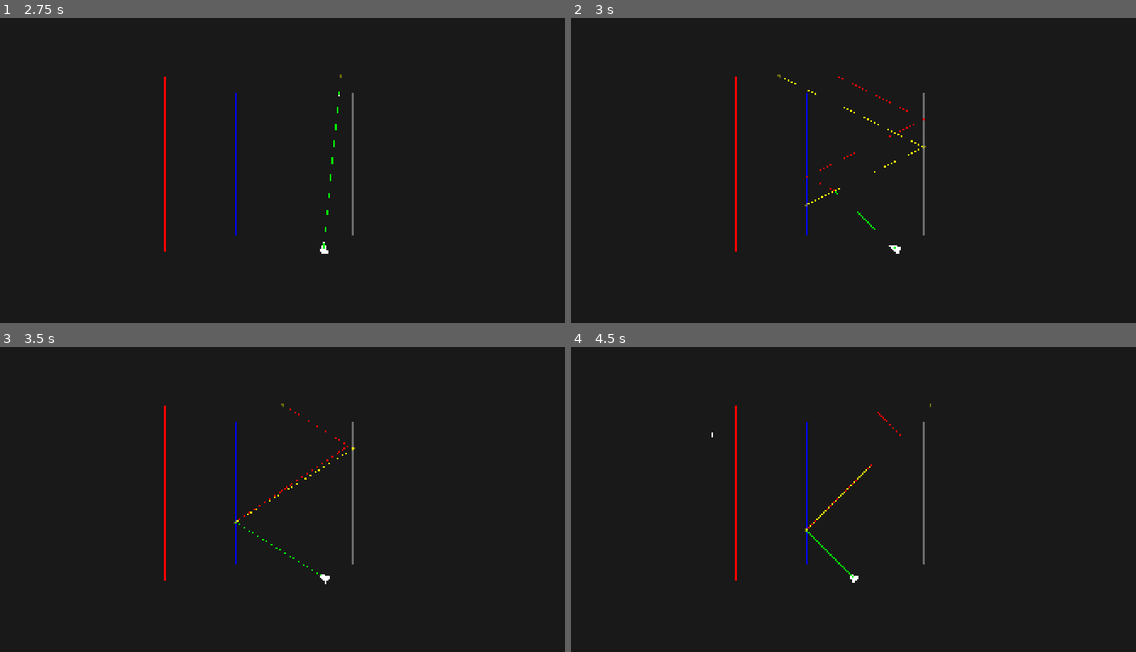
Above: before the commit, frames 1-4 (two rows, left to right).
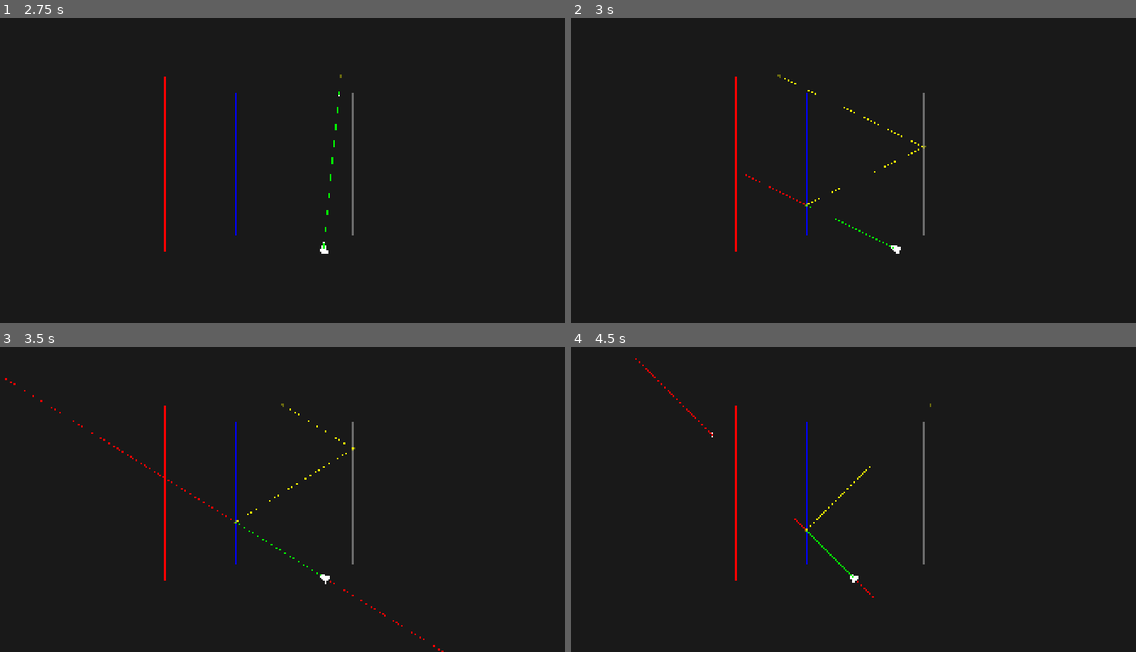
Above: after the commit, the same moments.

Repository: AlonKellner-RedHat/ricochet-game-v2
Game: Godot game, scene res://scenes/open_room_playable.tscn
The game is run twice, just before and just after one commit, with the same random seed, the same clock (stepped at 60 frames per second) and the same inputs.
Inputs (mouse positions are in pixels of both pictures, inside the frame that each line leads up to):
- Up to frame 1 (2.75 s): tap Enter at 0.5 s; move the mouse to (406, 149) at 0.52 s; hold D (move_right) 0.53-1.25 s; hold Space (fire) 0.53-1.25 s; click (406, 149) at 0.67 s; drag from (169, 179) to (254, 228) at 1.27 s; move the mouse to (339, 94) at 2.02 s; hold D (move_right) from 2.03 s (still down); tap Alt at 2.1 s
- Up to frame 2 (3 s): release D (move_right) at 2.75 s; drag from (825, 228) to (684, 115) at 2.77 s
- Up to frame 3 (3.5 s): no input
- Up to frame 4 (4.5 s): tap Enter at 3.5 s; move the mouse to (1023, 542) at 3.52 s; hold A (move_left) 3.53-4.25 s; tap C at 3.6 s; drag from (684, 444) to (768, 414) at 4.27 s

Frame 1 is identical in both runs. In frame 2, 0.1% of the frame differs, in the area x 30-63%, y 19-76%; in frame 3, 0.2%, in the area x 0-79%, y 10-100%; in frame 4, 0.1%.

Commit message:
Fix post-cursor ray mismatch + add NO-DUPLICATE/NO-FALSE-DIVERGENCE invariants
Fix (Parts A+B):
- Tracer: separate provenance_ray (for step identity) from working ray
  (for intersection). Working ray starts from origin parameter, not
  from shared_ray's origin.
- PathRenderer: pass aim_ray (not new Ray) to post-cursor trace, and
  start from last_planned.end (not cursor_pos).

New invariants:
- NO-DUPLICATE-GEOMETRY: no two merged steps with same start+end
- NO-FALSE-DIVERGENCE: diverged step must not have an aligned twin
  with identical geometry

The simple no-plan case now correctly shows ALIGNED + ALIGNED_POST_PLANNED.
The divergence_room scene exposes 159K violations from the duplicate
geometry invariant — these are real bugs in mirror-before-cursor cases
that need separate investigation.

297 tests pass (diagnostic test included).

Co-Authored-By: Claude Opus 4.6 <noreply@anthropic.com>

Diff:
--- a/scripts/testing/invariant_checker.gd
+++ b/scripts/testing/invariant_checker.gd
@@ -24,6 +24,8 @@
 	violations.append_array(check_PREVIEW_GREEN_FROM_PLAYER(player_pos, cursor_pos))
 	violations.append_array(check_PREVIEW_SOLID_TO_CURSOR(player_pos, cursor_pos))
 	violations.append_array(check_ORIGIN_NOT_REHIT(player_pos, cursor_pos))
+	violations.append_array(check_NO_DUPLICATE_GEOMETRY(player_pos, cursor_pos))
+	violations.append_array(check_NO_FALSE_DIVERGENCE(player_pos, cursor_pos))
 	return violations
 
 func check_UX7(player_pos: Vector2, cursor_pos: Vector2) -> Array[String]:
@@ -146,6 +148,42 @@
 		var step: Tracer.Step = path.steps[i]
 		if step.start == step.end:
 			violations.append("ORIGIN-NOT-REHIT: Zero-length step %d at %s" % [i, step.start])
+	return violations
+
+func check_NO_DUPLICATE_GEOMETRY(player_pos: Vector2, cursor_pos: Vector2) -> Array[String]:
+	var violations: Array[String] = []
+	if not _renderer or player_pos == cursor_pos:
+		return violations
+	var typed: Array = _renderer.get_typed_steps()
+	for i in typed.size():
+		var a: StepTreeMerge.MergedStep = typed[i]
+		for j in range(i + 1, typed.size()):
+			var b: StepTreeMerge.MergedStep = typed[j]
+			if a.start == b.start and a.end == b.end and a.start != a.end:
+				violations.append("NO-DUPLICATE-GEOMETRY: steps %d (type=%d) and %d (type=%d) have same geometry %s→%s" % [i, a.type, j, b.type, a.start, a.end])
+	return violations
+
+func check_NO_FALSE_DIVERGENCE(player_pos: Vector2, cursor_pos: Vector2) -> Array[String]:
+	var violations: Array[String] = []
+	if not _renderer or player_pos == cursor_pos:
+		return violations
+	var typed: Array = _renderer.get_typed_steps()
+	var path = _renderer.get_traced_path()
+	if path == null:
+		return violations
+	for i in typed.size():
+		var ms: StepTreeMerge.MergedStep = typed[i]
+		var is_diverged: bool = ms.type == StepTypes.Type.DIVERGED_PHYSICAL or ms.type == StepTypes.Type.DIVERGED_PLANNED or ms.type == StepTypes.Type.DIVERGED_POST_PLANNED
+		if not is_diverged:
+			continue
+		for j in typed.size():
+			if i == j:
+				continue
+			var other: StepTreeMerge.MergedStep = typed[j]
+			if ms.start == other.start and ms.end == other.end and ms.frame_id == other.frame_id:
+				var other_aligned: bool = other.type == StepTypes.Type.ALIGNED or other.type == StepTypes.Type.ALIGNED_POST_PLANNED
+				if other_aligned:
+					violations.append("NO-FALSE-DIVERGENCE: step %d (type=%d) diverged but step %d (type=%d) has same geometry and is aligned" % [i, ms.type, j, other.type])
 	return violations
 
 static func check_S11(segment: Segment) -> Array[String]:
--- a/scripts/visual/path_renderer.gd
+++ b/scripts/visual/path_renderer.gd
@@ -51,42 +51,20 @@
 
 	var physical_steps: Array = _traced_path.steps
 
-	# Find the target step in the physical trace (the step that ends at the target distance)
-	var target_step_idx := -1
-	for i in physical_steps.size():
-		var step: Tracer.Step = physical_steps[i]
-		if step.hit == null and i < physical_steps.size() - 1:
-			target_step_idx = i
-			break
-	# Fallback: if no explicit target step, find by distance
-	if target_step_idx < 0:
-		var acc := 0.0
-		for i in physical_steps.size():
-			var step: Tracer.Step = physical_steps[i]
-			var sl: float = step.start.distance_to(step.end)
-			if acc + sl >= target_dist - 0.01 and acc < target_dist:
-				target_step_idx = i
-				break
-			acc += sl
-
-	var cursor_on_path: Vector2 = _cursor_pos
-	if target_step_idx >= 0 and target_step_idx < physical_steps.size():
-		cursor_on_path = physical_steps[target_step_idx].end
-
 	var planned_steps: Array = []
 	if plan_entries.size() > 0:
 		var planned_path := Tracer.trace_planned(
 			player_pos, aim_dir, plan_entries, surfaces, GameState.new(), _cursor_pos, aim_ray)
 		planned_steps = planned_path.steps
 	else:
-		planned_steps = [Tracer.Step.new(player_pos, cursor_on_path, MobiusTransform.IDENTITY_ID, null, aim_ray, identity_frame)]
+		planned_steps = [Tracer.Step.new(player_pos, _cursor_pos, MobiusTransform.IDENTITY_ID, null, aim_ray, identity_frame)]
 
 	var cursor_index: int = planned_steps.size()
 
 	if planned_steps.size() > 0:
 		var last_planned: Tracer.Step = planned_steps[planned_steps.size() - 1]
 		var post_start: Vector2 = last_planned.end
-		var post_trace := Tracer.trace(post_start, last_planned.ray.direction, surfaces, GameState.new(), bounds, last_planned.ray)
+		var post_trace := Tracer.trace(post_start, last_planned.ray.direction, surfaces, GameState.new(), bounds, aim_ray)
 		for i in post_trace.steps.size():
 			planned_steps.append(post_trace.steps[i])
 
--- /dev/null
+++ b/tests/test_diagnose_simple_case.gd
@@ -0,0 +1,97 @@
+extends GutTest
+
+func test_simple_no_plan_no_obstacle() -> void:
+	Surface.reset_id_counter()
+	MobiusTransform.reset_id_counter()
+
+	var w_top := RoomBuilder.create_block_surface(Vector2(560, 240), Vector2(1360, 240), Vector2(960, 240))
+	var surfaces: Array[Surface] = [w_top]
+
+	var player := Vector2(960.0, 827.9623)
+	var cursor := Vector2(963.0031, 462.8572)
+	var target_dist: float = player.distance_to(cursor)
+	var aim_dir := Direction.new(player, cursor)
+	var aim_ray := Ray.new(player, aim_dir)
+	var identity_frame := MobiusTransform.identity()
+
+	# Physical trace with target
+	var physical := Tracer.trace(player, aim_dir, surfaces, GameState.new(), Tracer.DEFAULT_BOUNDS, aim_ray, target_dist)
+	gut.p("=== Physical trace: %d steps ===" % physical.steps.size())
+	for i in physical.steps.size():
+		var s: Tracer.Step = physical.steps[i]
+		gut.p("  [%d] %s → %s  ray=%d frame=%d hit=%s" % [
+			i, s.start, s.end, s.ray.get_instance_id(), s.frame_id,
+			"yes" if s.hit != null else "no"])
+
+	# Planned steps (no plan = synthetic player→cursor)
+	var planned_steps: Array = [Tracer.Step.new(player, cursor, MobiusTransform.IDENTITY_ID, null, aim_ray, identity_frame)]
+	gut.p("=== Pre-cursor planned: %d steps ===" % planned_steps.size())
+	for i in planned_steps.size():
+		var s: Tracer.Step = planned_steps[i]
+		gut.p("  [%d] %s → %s  ray=%d frame=%d" % [
+			i, s.start, s.end, s.ray.get_instance_id(), s.frame_id])
+
+	var cursor_index: int = planned_steps.size()
+
+	# Post-cursor trace — use aim_ray as provenance (same ray identity as physical trace)
+	var last_planned: Tracer.Step = planned_steps[planned_steps.size() - 1]
+	var post_start: Vector2 = last_planned.end
+	gut.p("=== Post-cursor: start=%s, aim_ray=%d ===" % [post_start, aim_ray.get_instance_id()])
+
+	var post_trace := Tracer.trace(post_start, last_planned.ray.direction, surfaces, GameState.new(), Tracer.DEFAULT_BOUNDS, aim_ray)
+	gut.p("=== Post-cursor trace: %d steps ===" % post_trace.steps.size())
+	for i in post_trace.steps.size():
+		var s: Tracer.Step = post_trace.steps[i]
+		gut.p("  [%d] %s → %s  ray=%d frame=%d" % [
+			i, s.start, s.end, s.ray.get_instance_id(), s.frame_id])
+
+	for i in post_trace.steps.size():
+		planned_steps.append(post_trace.steps[i])
+
+	gut.p("=== Full planned: %d steps (cursor_index=%d) ===" % [planned_steps.size(), cursor_index])
+	for i in planned_steps.size():
+		var s: Tracer.Step = planned_steps[i]
+		gut.p("  [%d] %s → %s  ray=%d frame=%d" % [
+			i, s.start, s.end, s.ray.get_instance_id(), s.frame_id])
+
+	# Now compare step by step
+	gut.p("=== Step-by-step comparison ===")
+	var max_idx: int = maxi(planned_steps.size(), physical.steps.size())
+	for idx in max_idx:
+		var p: Tracer.Step = planned_steps[idx] if idx < planned_steps.size() else null
+		var r: Tracer.Step = physical.steps[idx] if idx < physical.steps.size() else null
+		if p != null and r != null:
+			gut.p("  [%d] same_ray=%s same_frame=%s same_start=%s same_end=%s" % [
+				idx,
+				p.ray == r.ray,
+				p.frame_id == r.frame_id,
+				p.start == r.start,
+				p.end == r.end])
+			if p.ray != r.ray:
+				gut.p("       ray_p=%d ray_r=%d" % [p.ray.get_instance_id(), r.ray.get_instance_id()])
+			if p.start != r.start:
+				gut.p("       start_p=%s start_r=%s dist=%f" % [p.start, r.start, p.start.distance_to(r.start)])
+			if p.end != r.end:
+				gut.p("       end_p=%s end_r=%s dist=%f" % [p.end, r.end, p.end.distance_to(r.end)])
+
+	# Merge
+	var merged := StepTreeMerge.merge(planned_steps, physical.steps, cursor_index)
+	gut.p("=== Merged: %d steps ===" % merged.size())
+	for i in merged.size():
+		var ms: StepTreeMerge.MergedStep = merged[i]
+		gut.p("  [%d] type=%d (%s) %s → %s" % [
+			i, ms.type,
+			["ALIGNED","POST_PLANNED","DIV_PHYS","DIV_PLAN","DIV_POST"][ms.type],
+			ms.start, ms.end])
+
+	# Assert expected behavior
+	var has_post_planned := false
+	var has_div_physical := false
+	for i in merged.size():
+		if merged[i].type == StepTypes.Type.ALIGNED_POST_PLANNED:
+			has_post_planned = true
+		if merged[i].type == StepTypes.Type.DIVERGED_PHYSICAL:
+			has_div_physical = true
+
+	assert_true(has_post_planned, "Should have ALIGNED_POST_PLANNED for post-cursor")
+	assert_false(has_div_physical, "Should NOT have DIVERGED_PHYSICAL in simple case")
